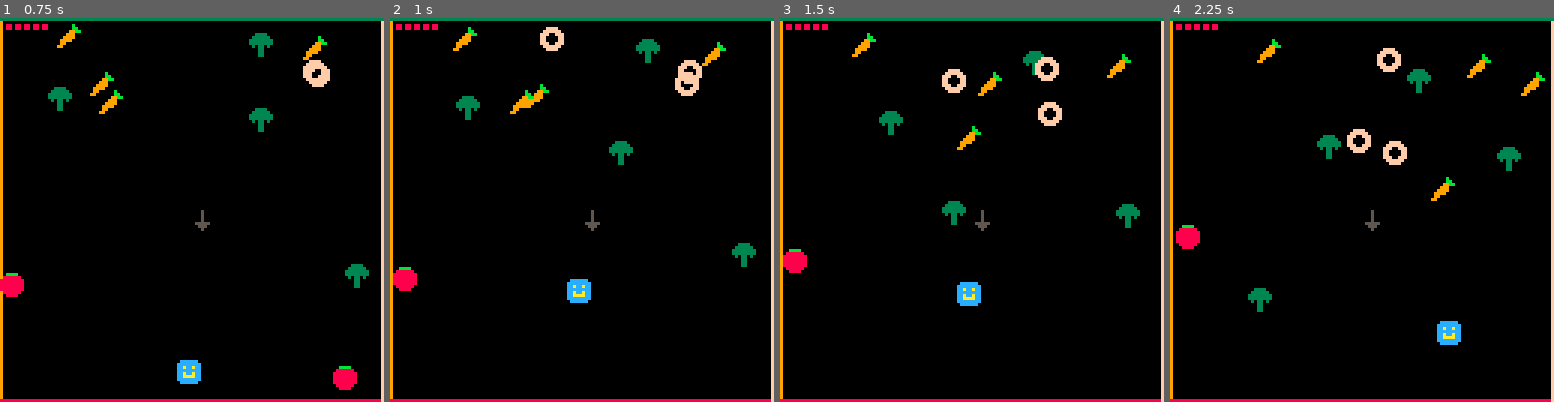
Above: before the commit, frames 1-4 (left to right).
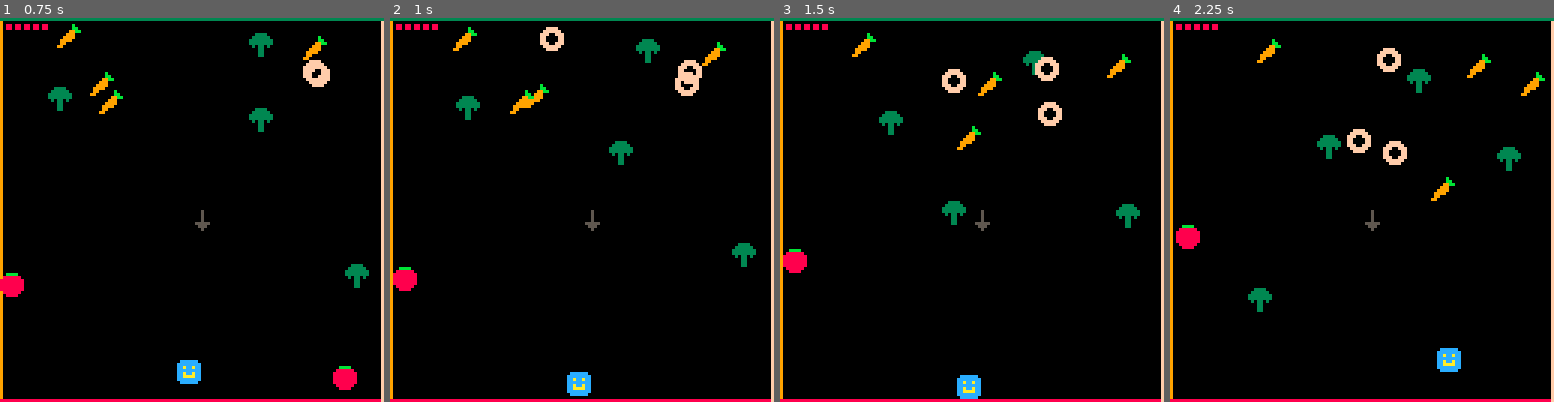
Above: after the commit, the same moments.

Repository: aegrae/f00dwars
Game: PICO-8 cartridge f00dwars.p8
The game is run twice, just before and just after one commit, with the same random seed, the same clock (stepped at 60 frames per second) and the same inputs.
Inputs:
- Up to frame 1 (0.75 s): tap X (X key) at 0.33 s; tap O (Z key) at 0.7 s
- Up to frame 2 (1 s): no input
- Up to frame 3 (1.5 s): tap X (X key) at 1.07 s
- Up to frame 4 (2.25 s): hold Right 1.6-2.1 s; tap O (Z key) at 1.7, 2.1 s; tap X (X key) at 1.85 s; hold Up from 2.15 s (still down)

Frame 1 is identical in both runs. In frame 2, 0.7% of the frame differs, in the area x 46-53%, y 67-99%; in frame 3, 0.7%; in frame 4, 0.7%.

Commit message:
Add jump cutting and friction

Diff:
--- a/f00dwars.p8
+++ b/f00dwars.p8
@@ -6,6 +6,7 @@
 
 --constants
 g = -0.3
+f_coeff = 0.85
 move_speed = 2
 x_min = 1
 x_max = 127 - 8
@@ -32,7 +33,7 @@
 player = {}
 fruits = {}
 
-g_dir = up
+g_dir = down
 
 frames_alive = 0
 game_over = false
@@ -86,7 +87,7 @@
 function initialize_globals()
  frames_alive = 0
  fruits = {}
- g_dir = 3
+ g_dir = down
  game_over = false
 end
 
@@ -96,7 +97,8 @@
  player.x_vel = 0
  player.y_vel = 0
  player.health = max_health
- player.jumping = true
+ player.jumping = false
+ player.grounded = false
  player.invuln_timer = 0
  player.heal_timer = 0
 end
@@ -242,24 +244,43 @@
   player.y_vel = 0
   player.y = player.y + move_speed
  end
- if btnp(4) and not player.jumping then
-  jump(jump_vel)
- end
-end
-
-function jump(vel)
+ if player.jumping and not btn(4) then
+  cut_jump()
+ end
+ if btnp(4) and player.grounded then
+  jump()
+ end
+end
+
+function jump()
  player.jumping = true
+ player.grounded = false
  if g_dir == left then
-  player.x_vel = vel
+  player.x_vel = jump_vel
  end
  if g_dir == right then
-  player.x_vel = -vel
+  player.x_vel = -jump_vel
  end
  if g_dir == up then
-  player.y_vel = vel
+  player.y_vel = jump_vel
  end
  if g_dir == down then
-  player.y_vel = -vel
+  player.y_vel = -jump_vel
+ end
+end
+
+function cut_jump()
+ if g_dir == left and player.x_vel > 0 then
+  player.x_vel = 0
+ end
+ if g_dir == right and player.x_vel < 0 then
+  player.x_vel = 0
+ end
+ if g_dir == up and player.y_vel > 0 then
+  player.y_vel = 0
+ end
+ if g_dir == down and player.y_vel < 0 then
+  player.y_vel = 0
  end
 end
 
@@ -284,30 +305,38 @@
   player.x = x_min
   player.x_vel = 0
   if g_dir == left then
-   player.jumping = false
+   land()
   end
  end
  if player.x > x_max then
   player.x = x_max
   player.x_vel = 0
   if g_dir == right then
-   player.jumping = false
+   land()
   end
  end
  if player.y < y_min then
   player.y = y_min
   player.y_vel = 0
   if g_dir == up then
-   player.jumping = false
+   land()
   end
  end
  if player.y > y_max then
   player.y = y_max
   player.y_vel = 0
   if g_dir == down then
-   player.jumping = false
-  end
- end
+   land()
+  end
+ end
+end
+
+function land()
+ player.grounded = true
+ player.jumping = false
+ -- friction
+ player.x_vel = player.x_vel * f_coeff
+ player.y_vel = player.y_vel * f_coeff
 end
 
 function fruits_fall()
@@ -353,6 +382,7 @@
  fruit.eaten = true
  if fruit.type <= down then
   g_dir = fruit.type
+  player.grounded = false
  end
 end
 
